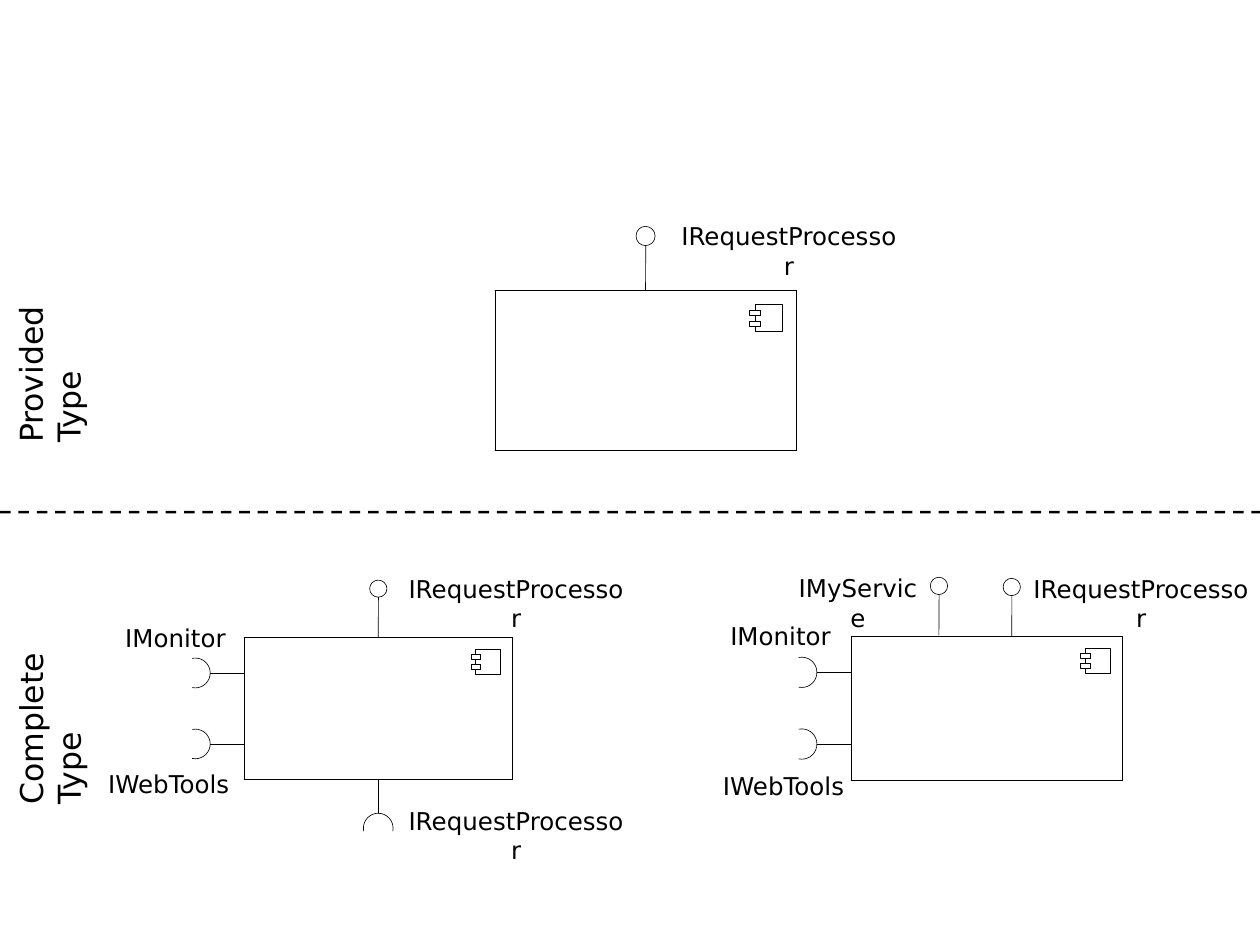
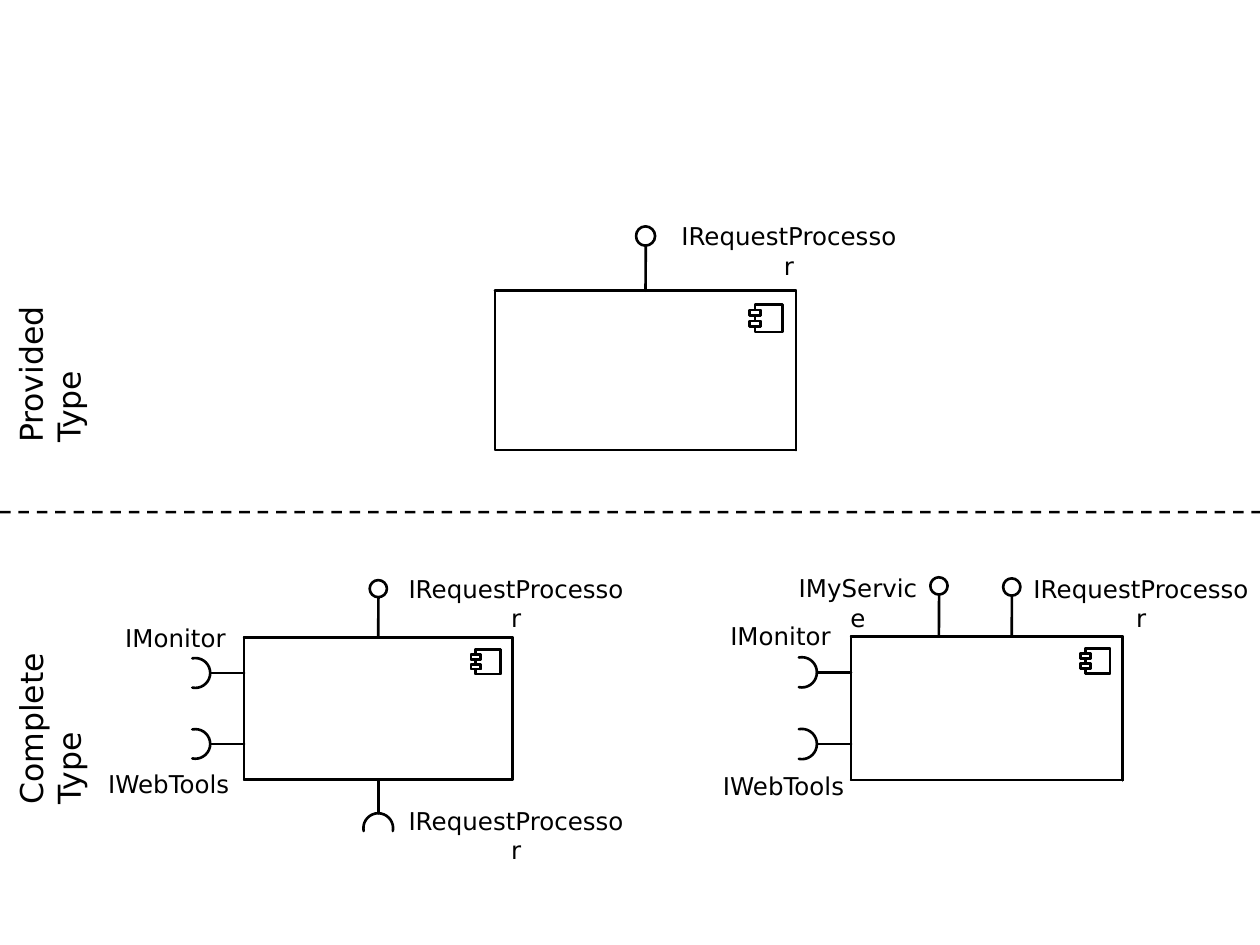
Before and after one commit to PalladioSimulator/Palladio-Core-PCM, a slide deck: slide 9 of trunk/doc/Ausarbeitung/image/component-model01.ppt. Drawn at 1260x945 pixels with LibreOffice and Linux fonts; fonts in the diff are those of the drawing. Boxes give left, top, right and bottom in pixels: in the first picture for what was removed or moved away, otherwise in the second. Text is boxed around its words. In the diff, an @@ line names an element or a change of style, - is before the commit and + after.

```diff
--- a/trunk/doc/Ausarbeitung/image/component-model01.ppt
+++ b/trunk/doc/Ausarbeitung/image/component-model01.ppt
@@ line (645, 291) - (646, 246): stroke #000000 0.37 pt to #000000 1.5 pt @@
@@ line (378, 638) - (378, 597): stroke #000000 0.37 pt to #000000 1.5 pt @@
@@ outline #000000 0.37 pt to #000000 1.5 pt in 11 elements at (x1=636, y1=227, x2=655, y2=246), (x1=369, y1=580, x2=387, y2=597), (x1=363, y1=780, x2=394, y2=832), (x1=193, y1=658, x2=244, y2=689), (x1=193, y1=730, x2=244, y2=761), (x1=852, y1=636, x2=1123, y2=780), (x1=852, y1=636, x2=1123, y2=780), (x1=1003, y1=578, x2=1021, y2=596), (x1=799, y1=658, x2=850, y2=689), (x1=799, y1=728, x2=850, y2=760), (x1=930, y1=577, x2=948, y2=595) @@
@@ line (939, 635) - (939, 595): stroke #000000 0.37 pt to #000000 1.5 pt @@
@@ line (1012, 636) - (1012, 596): stroke #000000 0.37 pt to #000000 1.5 pt @@
@@ freeform shape at (x1=852, y1=636, x2=1123, y2=780): outline none to #000000 1.5 pt @@
```
Also in this commit, not shown: 1 other slide changed, 4 other files.
